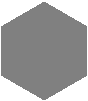
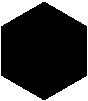
Before/after of a 88px x 101px layered artwork. What changed in the layer stack:
removed layer "frnt" over (1, 2, 87, 100)
